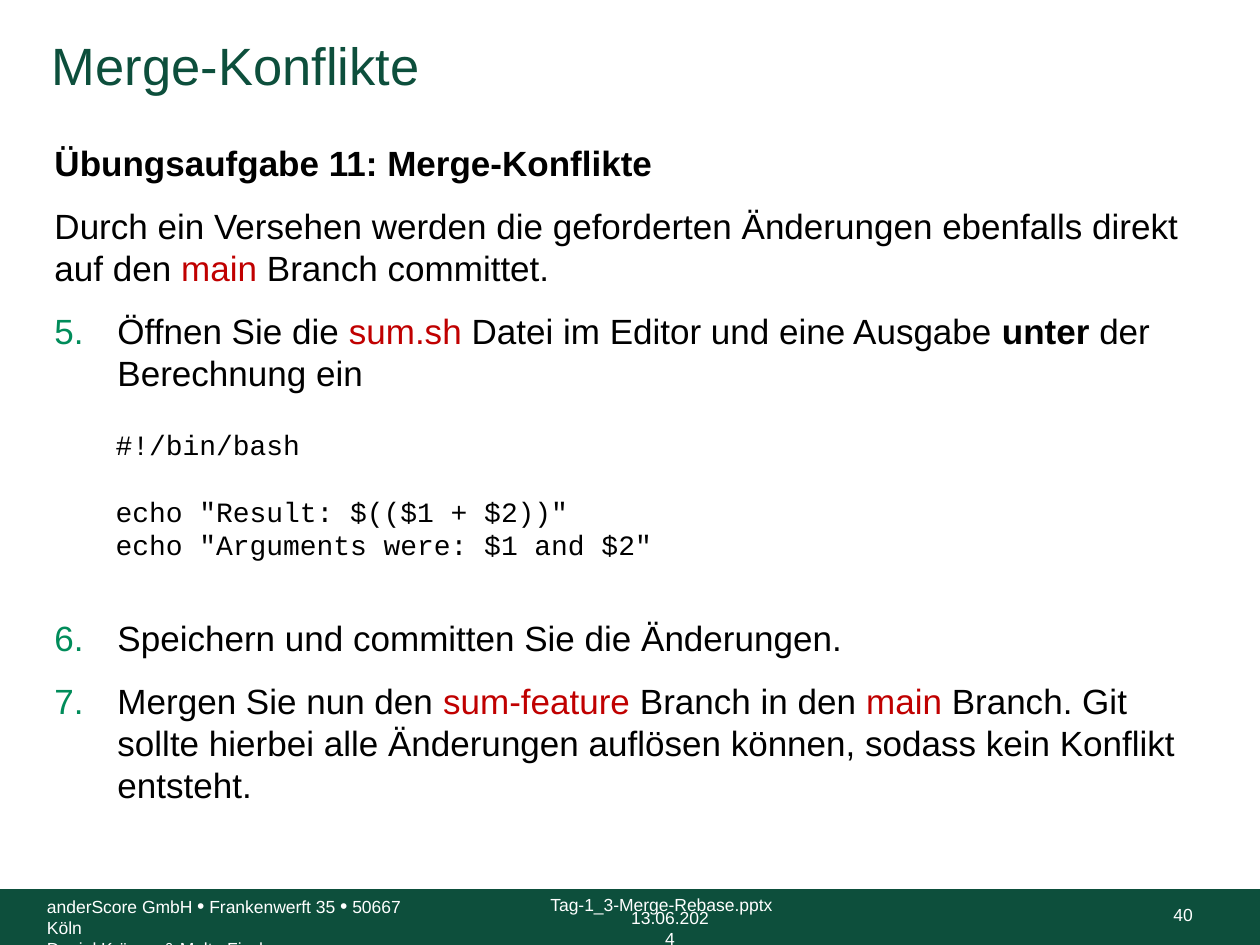
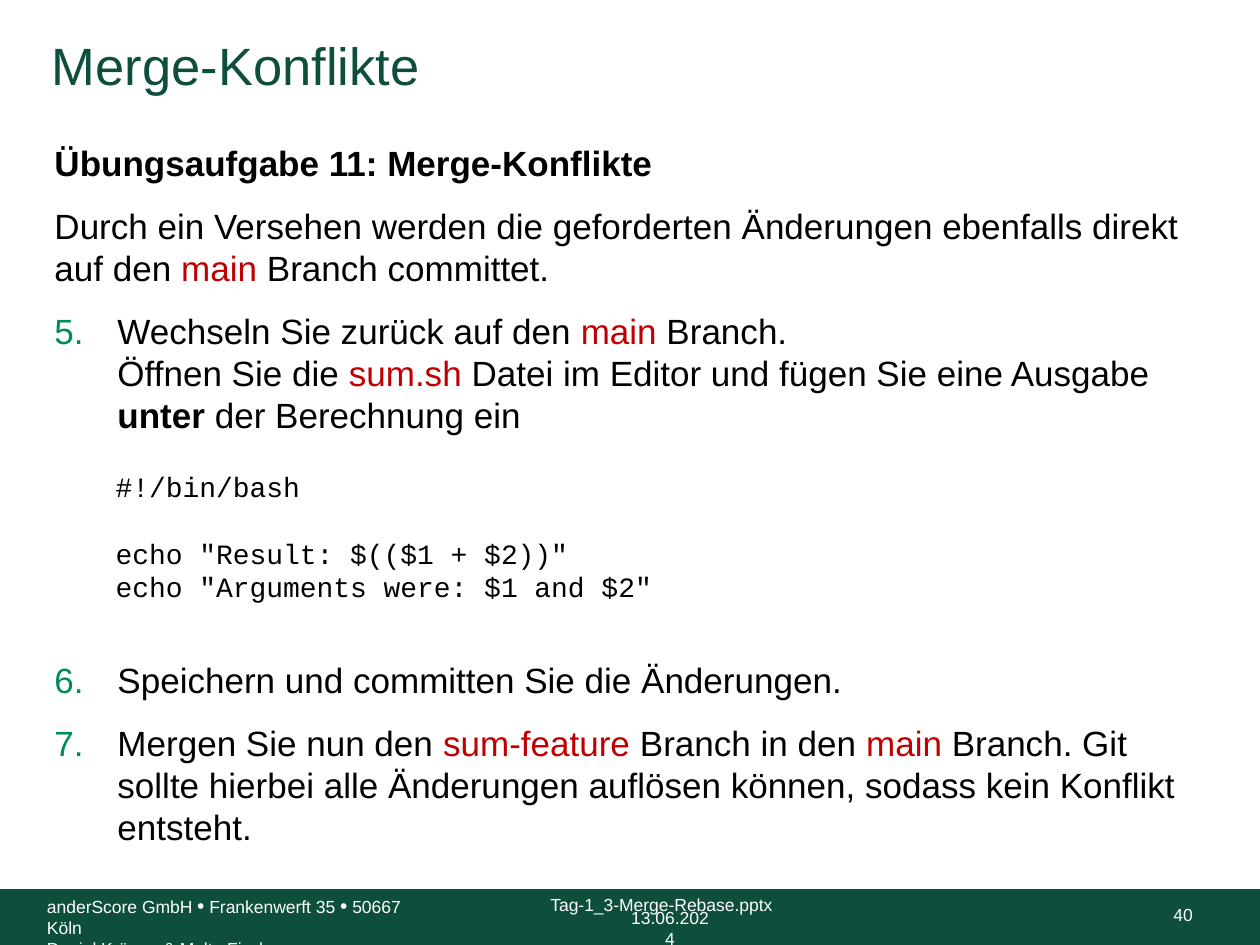
Before and after one commit to anderscore-gmbh/gitlab, a slide deck: slide 40 of slides/Tag-1_3-Merge-Rebase.pptx. Drawn at 1260x945 pixels with LibreOffice and Linux fonts; fonts in the diff are those of the drawing; background and template pictures are left out. Boxes give left, top, right and bottom in pixels: in the first picture for what was removed or moved away, otherwise in the second. Text is boxed around its words. In the diff, an @@ line names an element or a change of style, - is before the commit and + after.

```diff
--- a/slides/Tag-1_3-Merge-Rebase.pptx
+++ b/slides/Tag-1_3-Merge-Rebase.pptx
@@ text at bbox=[117, 318, 1149, 435]: text changed @@
-5. Öffnen Sie die sum.sh Datei im Editor und eine Ausgabe unter der Berechnung ein
+5. Wechseln Sie zurück auf den main Branch.
+   Öffnen Sie die sum.sh Datei im Editor und fügen Sie eine Ausgabe unter der Berechnung ein
```
Also in this commit, not shown: 1 other slide changed, 1 other file.
